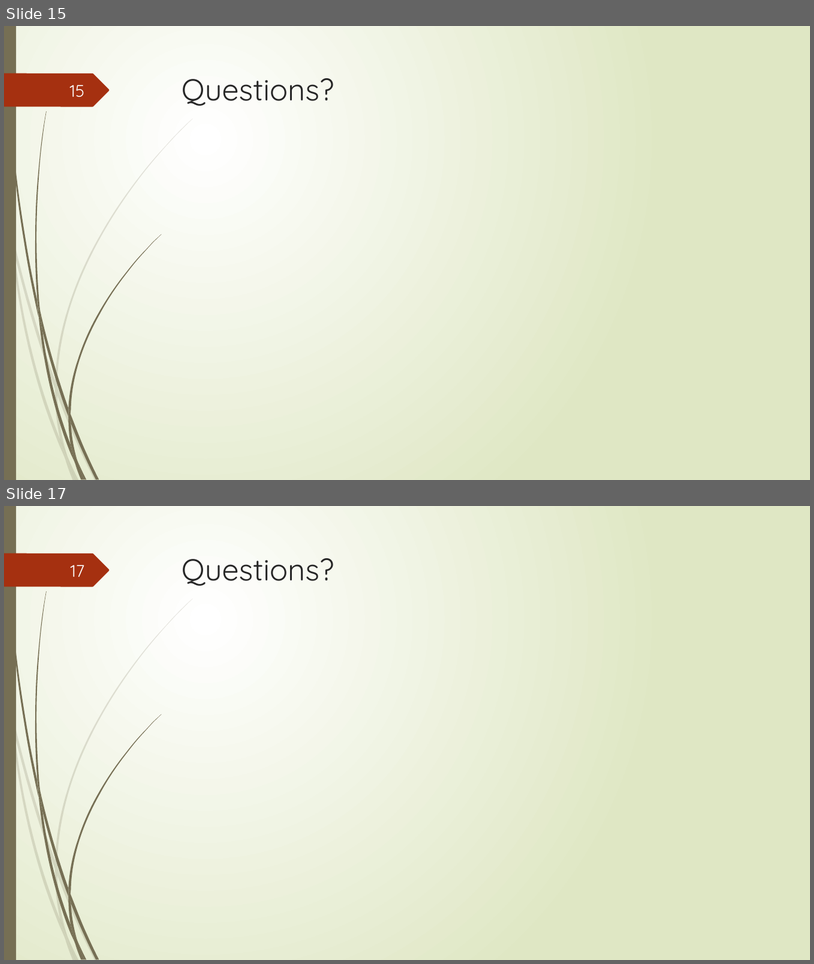
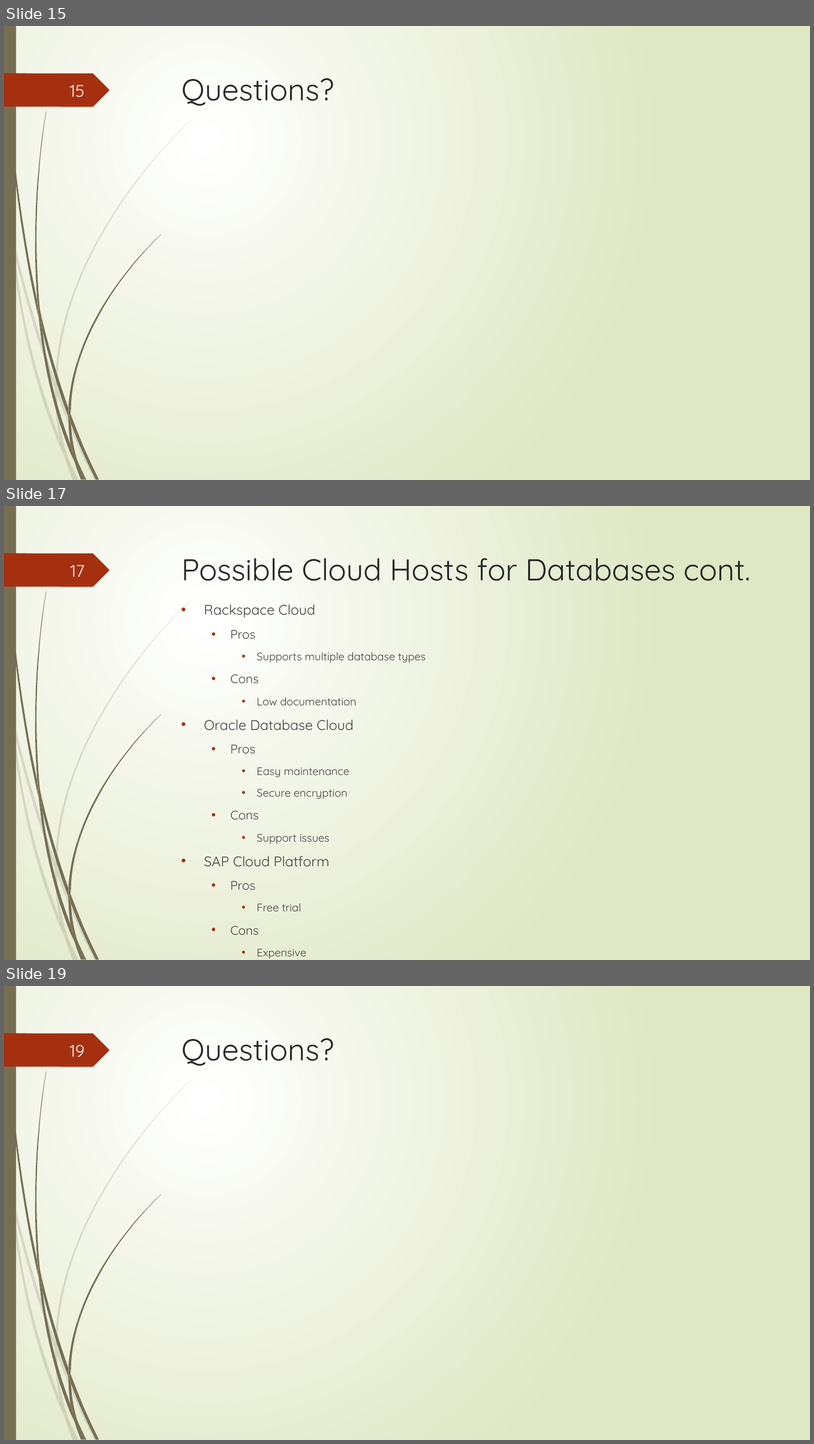
Before and after one commit to junmin-yee/Landmarked, a slide deck: Presentations/Sprint01 ReviewMeeting.pptx. Shown one above the other, each under a label of ours: slides 15 and 17 before the commit, slides 15, 17 and 19 after it; the slides between them are not shown. The pictures are 814x964 and 814x1444 pixels, drawn with LibreOffice and Linux fonts; fonts in the diff are those of the drawing. Boxes give left, top, right and bottom in pixels: in the first picture for what was removed or moved away, otherwise in the second. Text is boxed around its words. In the diff, an @@ line names an element or a change of style, - is before the commit and + after.

```diff
--- a/Presentations/Sprint01 ReviewMeeting.pptx
+++ b/Presentations/Sprint01 ReviewMeeting.pptx
@@ slide 17 added at [4, 506, 810, 960], background gradient #FFFFFF to #DFE8C4; not listed: 24 template elements that a slide beside it also shows @@
@@ title added at [182, 558, 750, 581], 36 pt, text #262626 @@
+Possible Cloud Hosts for Databases cont.
@@ page number added at [71, 565, 85, 577], 20 pt, text #FEFFFF @@
+17
@@ text added at [204, 604, 357, 958], 12.9 pt, text #404040 @@
+• Rackspace Cloud
+  • Pros
+    • Supports multiple database types
+  • Cons
+    • Low documentation
+• Oracle Database Cloud
+  • Pros
+    • Easy maintenance
+    • Secure encryption
+  • Cons
+    • Support issues
+• SAP Cloud Platform
+  • Pros
+    • Free trial
+  • Cons
+    • Expensive
@@ what was slide 17 is now slide 19 @@
@@ page number at [70, 1045, 85, 1057]: text changed @@
-17
+19
```
Also in this commit, not shown: 1 slide changed, 5 other slides added, 3 slides removed.
